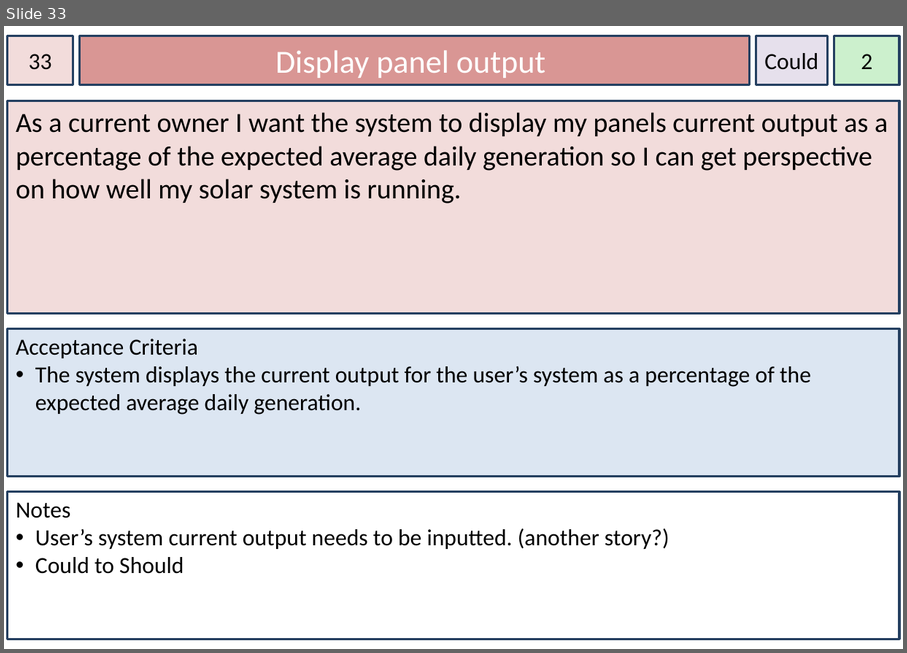
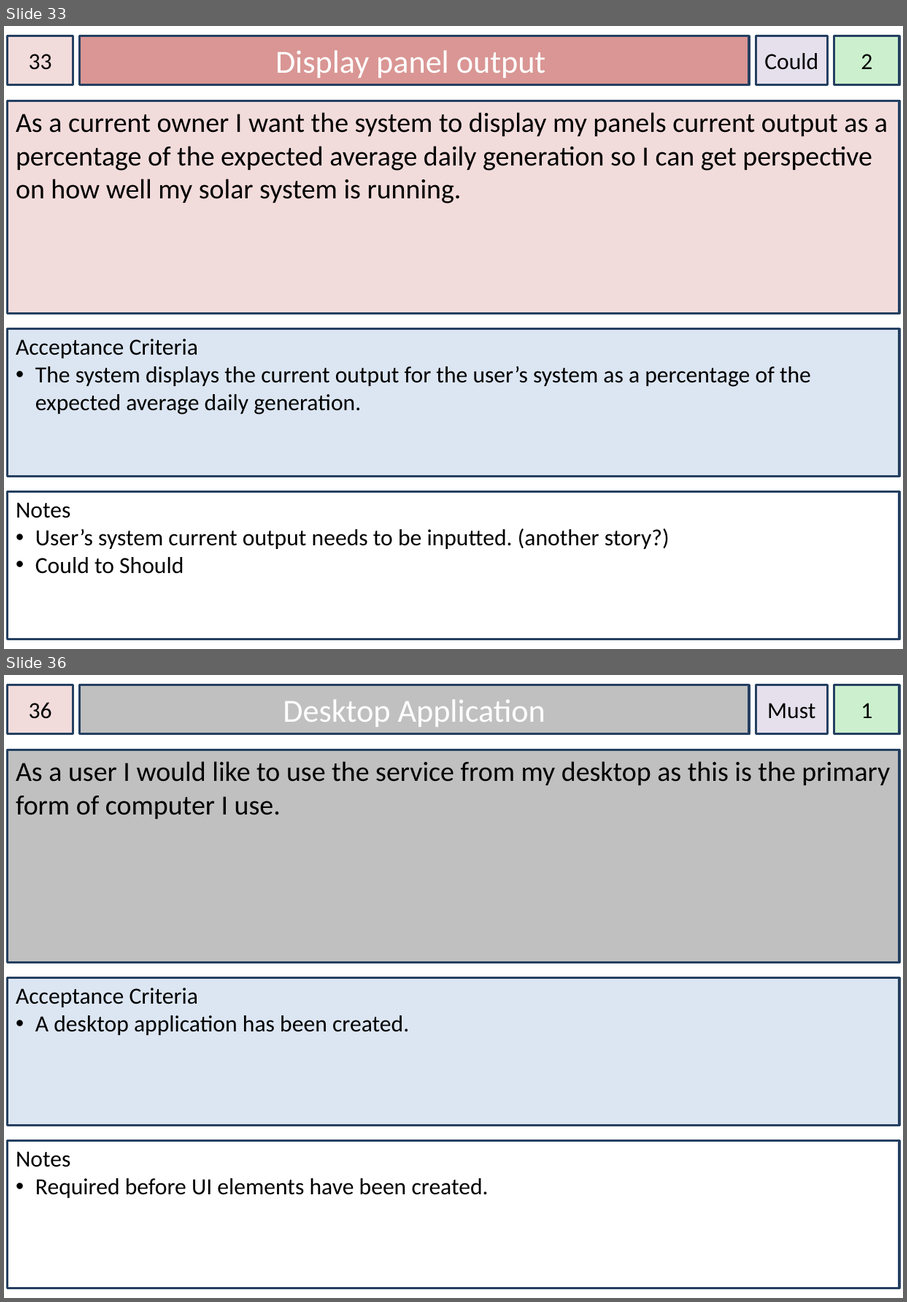
Before and after one commit to dkartaschew/anonymous-solarenergy, a slide deck: Documentation/User Stories.pptx. Shown one above the other, each under a label of ours: slide 33 before the commit, slides 33 and 36 after it; the slides between them are not shown. The pictures are 907x653 and 907x1302 pixels, drawn with LibreOffice and Linux fonts; fonts in the diff are those of the drawing. Boxes give left, top, right and bottom in pixels: in the first picture for what was removed or moved away, otherwise in the second. Text is boxed around its words. In the diff, an @@ line names an element or a change of style, - is before the commit and + after.

Commit message:
Update backlog, user stories (estimate points only) and Release and Iteration Plan

```diff
--- a/Documentation/User Stories.pptx
+++ b/Documentation/User Stories.pptx
@@ slide 36 added at (4, 675, 903, 1298), background #FFFFFF @@
@@ rectangle added at (8, 685, 73, 734), fill #F2DCDB, outline #254061 2.01 pt, 20 pt, text #000000 @@
+36
@@ rectangle added at (80, 685, 750, 734), fill #C0C0C0, outline #254061 2.01 pt, 28 pt, text #FFFFFF @@
+Desktop Application
@@ rectangle added at (757, 685, 829, 734), fill #E6E0EC, outline #254061 2.01 pt, 20 pt, text #000000 @@
+Must
@@ rectangle added at (835, 685, 900, 734), fill #CCF0CD, outline #254061 2.01 pt, 20 pt, text #000000 @@
+1
@@ rectangle added at (8, 749, 900, 963), fill #C0C0C0, outline #254061 2.01 pt, 24 pt, text #000000 @@
+As a user I would like to use the service from my desktop as this is the primary form of computer I use.
@@ rectangle added at (8, 978, 900, 1125), fill #DCE6F2, outline #254061 2.01 pt, 20 pt, text #000000 @@
+Acceptance Criteria
+• A desktop application has been created.
@@ rectangle added at (8, 1141, 900, 1288), fill #FFFFFF, outline #254061 2.01 pt, 20 pt, text #000000 @@
+Notes
+• Required before UI elements have been created.
```
Also in this commit, not shown: 1 slide changed, 2 other slides added, 2 other files.
